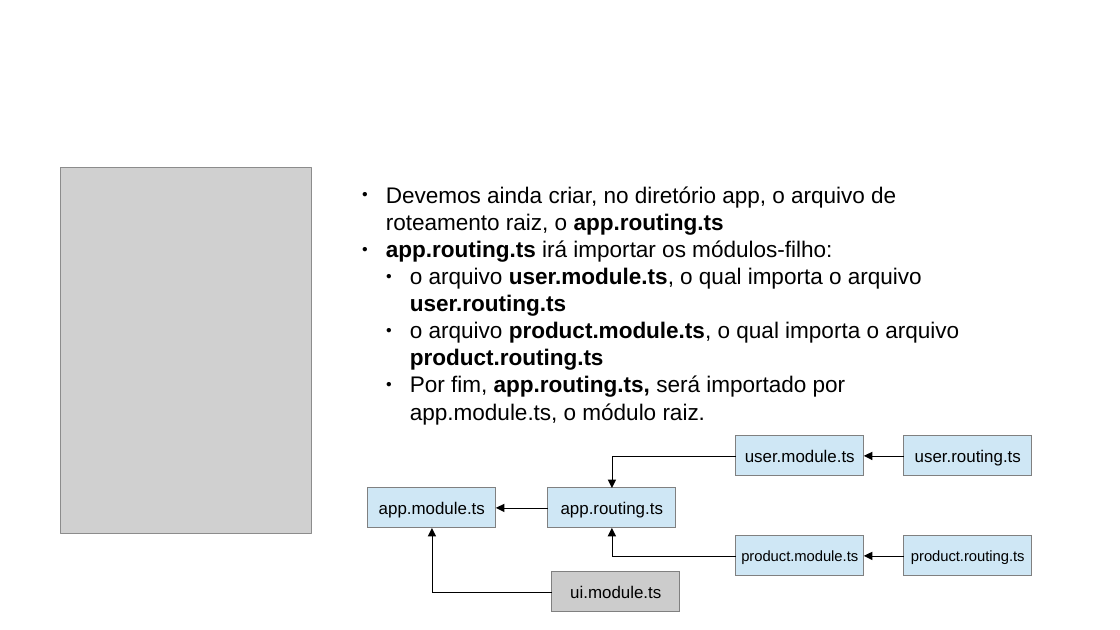
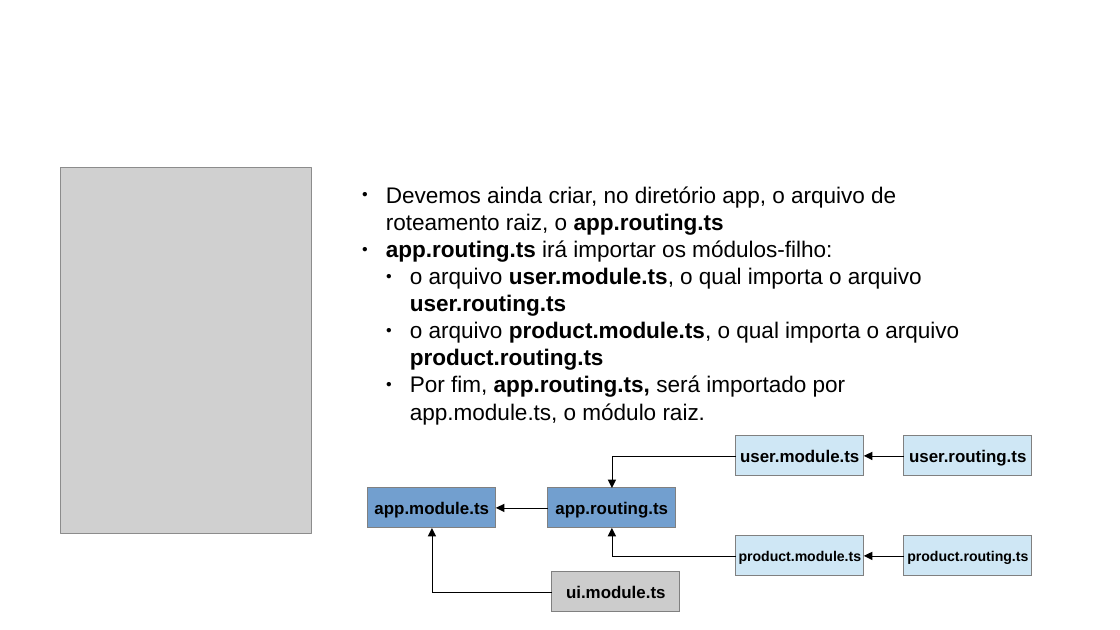
Before and after one commit to CCastro01/PIW-2019_1, a slide deck: slide 13 of SLIDES/14-Refatoração do Projeto CRUD.odp. Drawn at 1120x630 pixels with LibreOffice and Linux fonts; fonts in the diff are those of the drawing; grey boxes stand for pictures; background and template pictures are left out. Boxes give left, top, right and bottom in pixels: in the first picture for what was removed or moved away, otherwise in the second. Text is boxed around its words. In the diff, an @@ line names an element or a change of style, - is before the commit and + after.

```diff
--- a/SLIDES/14-Refatoração do Projeto CRUD.odp
+++ b/SLIDES/14-Refatoração do Projeto CRUD.odp
@@ rectangle "app.module.ts" at [368, 488, 496, 527]: bold on; fill #CFE7F5 to #729FCF @@
@@ rectangle "app.routing.ts" at [548, 488, 676, 527]: bold on; fill #CFE7F5 to #729FCF @@
@@ rectangle "product.module.ts" at [736, 537, 864, 576]: size 10.5 to 10 pt, bold on @@
@@ rectangle "product.routing.ts" at [905, 537, 1033, 576]: size 10.5 to 10 pt, bold on @@
@@ bold on in 3 elements at [736, 436, 864, 476], [905, 436, 1033, 476], [552, 572, 680, 612] @@
```
Also in this commit, not shown: 17 other slides changed, 1 slide added, 2 other files.
